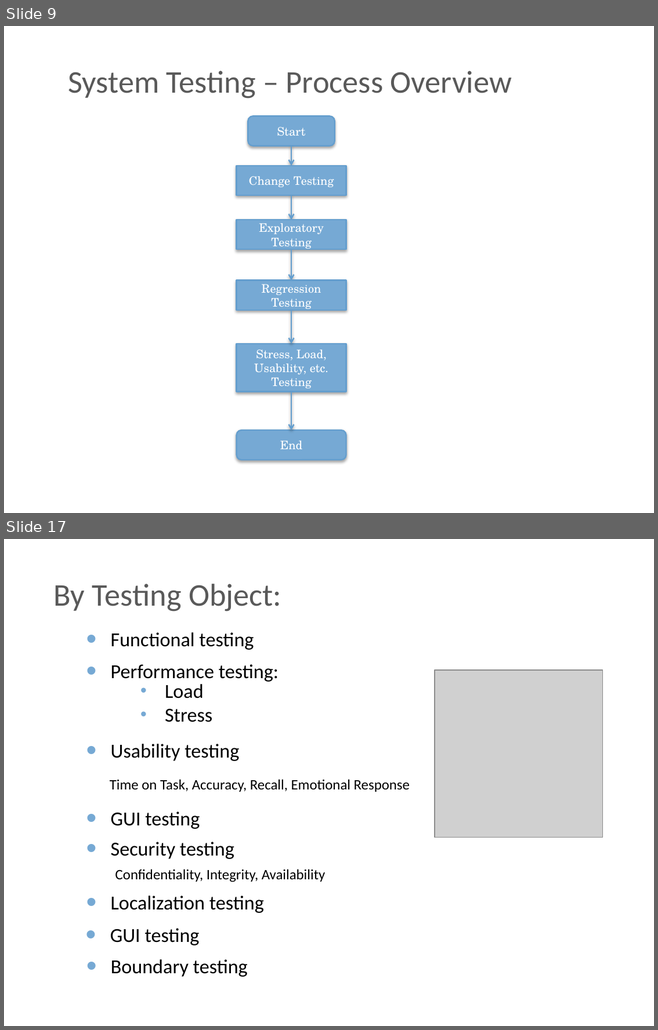
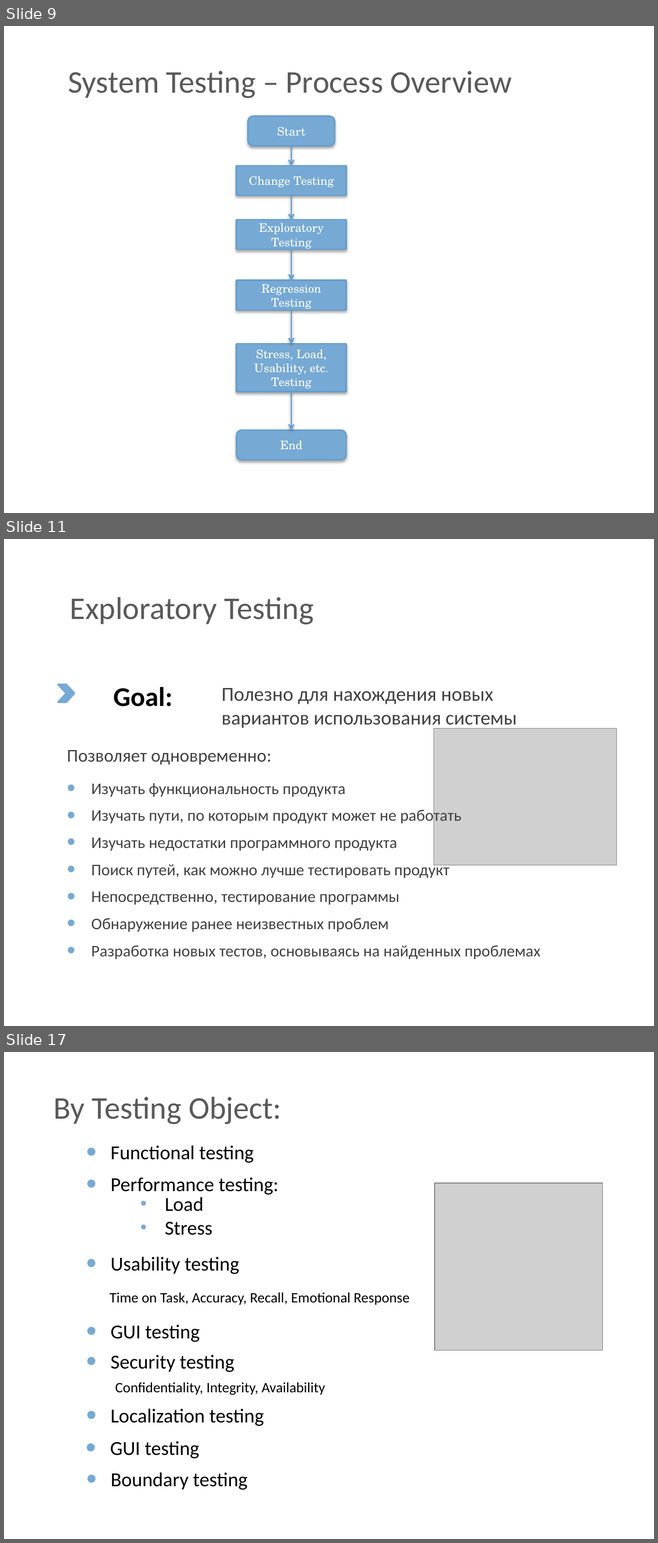
Before and after one commit to BigRacer/swtesting, a slide deck: 2.Testing_types/Testing types.pptx. Shown one above the other, each under a label of ours: slides 9 and 17 before the commit, slides 9, 11 and 17 after it; the slides between them are not shown. The pictures are 658x1030 and 658x1543 pixels, drawn with LibreOffice and Linux fonts; fonts in the diff are those of the drawing; grey boxes stand for pictures; background and template pictures are left out. Boxes give left, top, right and bottom in pixels: in the first picture for what was removed or moved away, otherwise in the second. Text is boxed around its words. In the diff, an @@ line names an element or a change of style, - is before the commit and + after.

```diff
--- a/2.Testing_types/Testing types.pptx
+++ b/2.Testing_types/Testing types.pptx
@@ slide 11 added at (4, 539, 654, 1026), background picture (left out) @@
@@ text added at (70, 597, 314, 625), 35 pt, text #595959 @@
+Exploratory Testing
@@ chevron added at (58, 685, 74, 702), fill #76A9D4, outline #76A9D4 2 pt @@
@@ text added at (113, 687, 172, 707), 30 pt, text #000000, bold @@
+Goal:
@@ text added at (221, 688, 517, 730), 22 pt, text #404040 @@
+Полезно для нахождения новых
+вариантов использования системы
@@ picture added at (433, 729, 616, 866) @@
@@ text added at (67, 750, 271, 765), 20 pt, text #404040 @@
+Позволяет одновременно:
@@ text added at (91, 783, 540, 959), 18 pt, text #404040 @@
+• Изучать функциональность продукта
+• Изучать пути, по которым продукт может не работать
+• Изучать недостатки программного продукта
+• Поиск путей, как можно лучше тестировать продукт
+• Непосредственно, тестирование программы
+• Обнаружение ранее неизвестных проблем
+• Разработка новых тестов, основываясь на найденных проблемах
```
Also in this commit, not shown: 8 slides changed, 4 other slides added, 5 slides removed.
